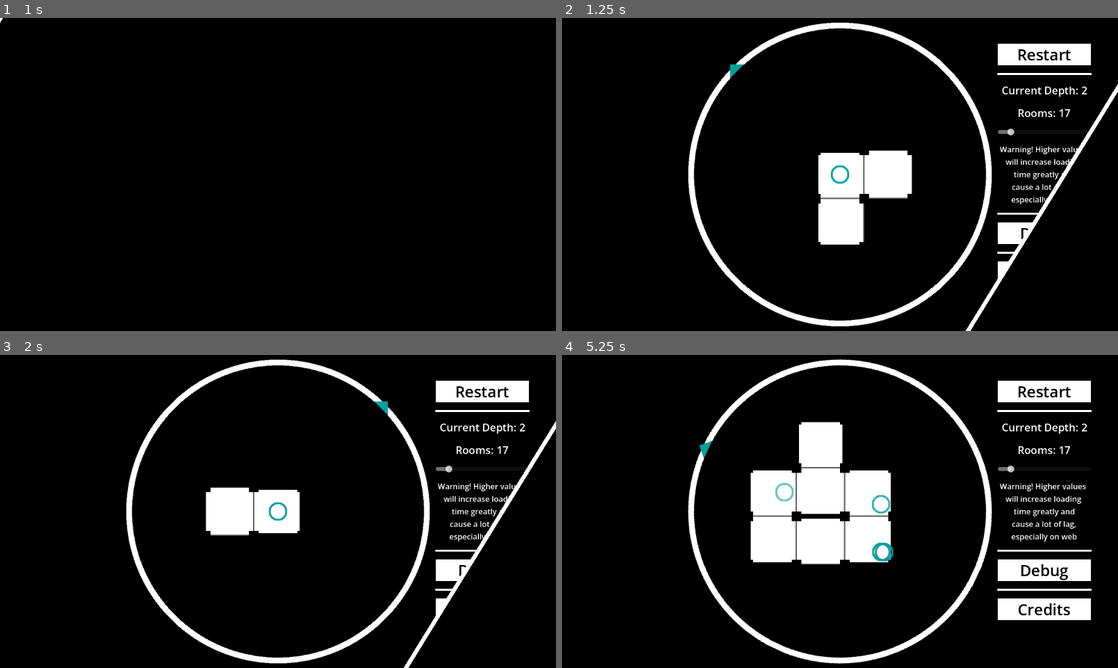
Above: before the commit, frames 1-4 (two rows, left to right).
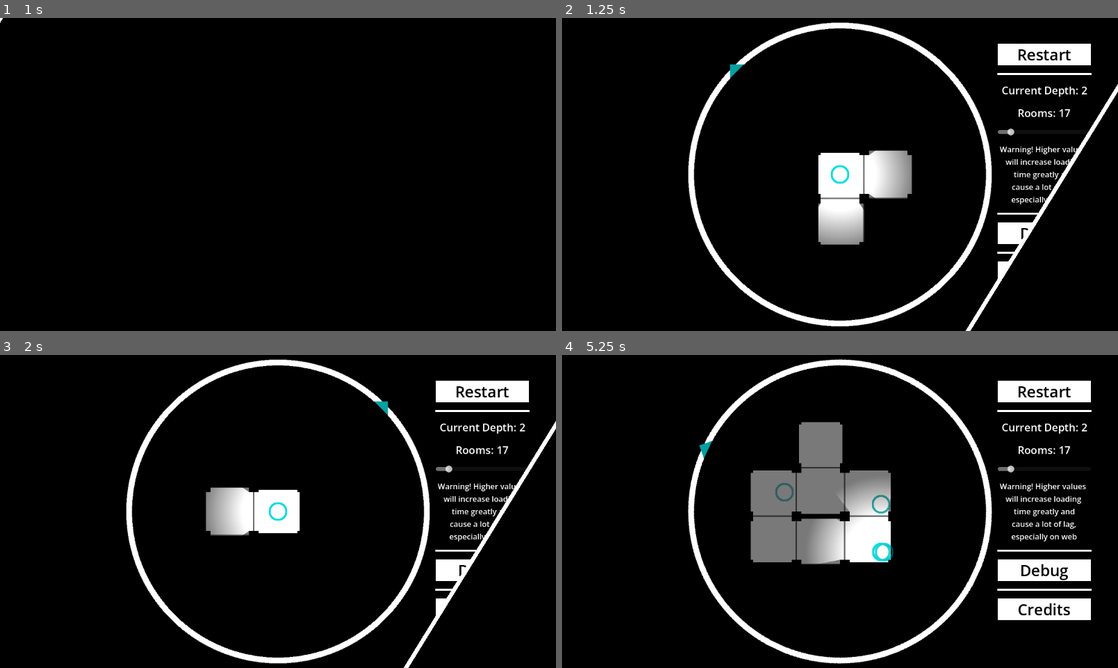
Above: after the commit, the same moments.

Repository: entityJY/hyperedi
Game: Godot game, scene res://ui/start_game.tscn
Two runs of this game, one before a commit and one after it. Both use one fixed random seed, a clock stepped at 60 frames per second and the inputs below. Sound files missing from this copy of the repository are replaced by a short silence.
Inputs:
- Up to frame 1 (1 s): click "Start Game" at 0.5 s
- Up to frame 2 (1.25 s): no input
- Up to frame 3 (2 s): click "Restart" at 1.25 s
- Up to frame 4 (5.25 s): click "Restart" at 2 s; click "Restart" at 2.75 s; hold D (right) 3.53-4.28 s; tap Space (place) at 3.6, 4.35, 5.1 s; hold S (down) 4.28-5.03 s; hold D (right) from 5.03 s (still down)

Frame 1 is identical in both runs. In frame 2, 1.7% of the frame differs, in the area x 46-63%, y 42-73%; in frame 3, 0.9%; in frame 4, 7.1%, in the area x 33-60%, y 21-67%.

Commit message:
feat: add lighting

Diff:
--- a/hyperplane_dungeon/dungeon.gd
+++ b/hyperplane_dungeon/dungeon.gd
@@ -150,7 +150,7 @@
 func wait_for_win(center_tile: Tile) -> void:
 	await center_tile.body_entered
 	var tween = get_tree().create_tween()
-	tween.tween_property(game_complete_text, "position", Vector2(-277, -47.5), 1)
+	tween.tween_property(game_complete_text, "position", Vector2(299, 276.5), 1)
 	game_won.emit()
 
 
--- a/hyperplane_dungeon/dungeon.tscn
+++ b/hyperplane_dungeon/dungeon.tscn
@@ -12,6 +12,9 @@
 [sub_resource type="GradientTexture2D" id="GradientTexture2D_u5x38"]
 gradient = SubResource("Gradient_wr07t")
 
+[sub_resource type="CanvasItemMaterial" id="CanvasItemMaterial_pa1cj"]
+light_mode = 1
+
 [sub_resource type="Gradient" id="Gradient_3j2vp"]
 interpolation_mode = 1
 offsets = PackedFloat32Array(0, 0.9608434, 1)
@@ -24,6 +27,12 @@
 fill = 1
 fill_from = Vector2(0.5, 0.5)
 fill_to = Vector2(0.5, 1)
+
+[sub_resource type="CanvasItemMaterial" id="CanvasItemMaterial_gsw4x"]
+light_mode = 1
+
+[sub_resource type="CanvasItemMaterial" id="CanvasItemMaterial_f53te"]
+light_mode = 1
 
 [sub_resource type="Gradient" id="Gradient_pa1cj"]
 interpolation_mode = 1
@@ -43,7 +52,7 @@
 player = NodePath("Player")
 debug_label = NodePath("DebugLabel")
 compass = NodePath("Compass")
-game_complete_text = NodePath("GameComplete")
+game_complete_text = NodePath("CanvasLayer/GameComplete")
 tile_container = NodePath("TileContainer")
 
 [node name="Camera2D" type="Camera2D" parent="." unique_id=1442836835]
@@ -57,11 +66,13 @@
 
 [node name="Compass" type="Sprite2D" parent="." unique_id=2117876366 node_paths=PackedStringArray("player")]
 z_index = 3
+material = SubResource("CanvasItemMaterial_pa1cj")
 texture = SubResource("GradientTexture2D_pr5yw")
 script = ExtResource("4_plkp4")
 player = NodePath("../Player")
 
 [node name="Polygon2D" type="Polygon2D" parent="Compass" unique_id=1107559738]
+material = SubResource("CanvasItemMaterial_gsw4x")
 position = Vector2(302, 0)
 color = Color(0, 0.6310074, 0.6318191, 1)
 polygon = PackedVector2Array(0, 20, 0, -20, 20, 0)
@@ -70,6 +81,7 @@
 visible = false
 modulate = Color(0.2251136, 0.43772528, 1, 1)
 z_index = 1
+material = SubResource("CanvasItemMaterial_f53te")
 custom_maximum_size = Vector2(300, 900)
 offset_left = -557.0
 offset_top = -304.0
@@ -78,7 +90,17 @@
 
 [node name="HyperPlanRenderer" parent="." unique_id=1106087896 instance=ExtResource("5_pa1cj")]
 
-[node name="GameComplete" type="RichTextLabel" parent="." unique_id=865423679]
+[node name="TileContainer" type="Node2D" parent="." unique_id=836584410]
+
+[node name="SpriteOcluder" type="Sprite2D" parent="." unique_id=2035880424]
+texture = SubResource("GradientTexture2D_pa1cj")
+
+[node name="CanvasModulate" type="CanvasModulate" parent="." unique_id=704727936]
+color = Color(0.47592735, 0.47592735, 0.4759273, 1)
+
+[node name="CanvasLayer" type="CanvasLayer" parent="." unique_id=1692820450]
+
+[node name="GameComplete" type="RichTextLabel" parent="CanvasLayer" unique_id=865423679]
 z_index = 5
 anchors_preset = 8
 anchor_left = 0.5
@@ -86,9 +108,9 @@
 anchor_right = 0.5
 anchor_bottom = 0.5
 offset_left = -277.0
-offset_top = -473.0
+offset_top = -462.0
 offset_right = 277.0
-offset_bottom = -378.0
+offset_bottom = -367.0
 grow_horizontal = 2
 grow_vertical = 2
 size_flags_horizontal = 4
@@ -97,9 +119,4 @@
 theme_override_font_sizes/normal_font_size = 64
 text = "Game Complete!"
 
-[node name="TileContainer" type="Node2D" parent="." unique_id=836584410]
-
-[node name="SpriteOcluder" type="Sprite2D" parent="." unique_id=2035880424]
-texture = SubResource("GradientTexture2D_pa1cj")
-
 [connection signal="restart_button_pressed" from="HyperPlanRenderer" to="." method="_on_hyper_plan_renderer_restart_button_pressed"]
--- a/hyperplane_dungeon/tile.tscn
+++ b/hyperplane_dungeon/tile.tscn
@@ -13,13 +13,22 @@
 
 [sub_resource type="CanvasTexture" id="CanvasTexture_ncmvh"]
 
+[sub_resource type="OccluderPolygon2D" id="OccluderPolygon2D_pr5yw"]
+polygon = PackedVector2Array(40, 40, 60, 40, 60, 60, 40, 60)
+
 [sub_resource type="RectangleShape2D" id="RectangleShape2D_8jusb"]
 size = Vector2(10, 90)
 
 [sub_resource type="CanvasTexture" id="CanvasTexture_kwjmu"]
 
+[sub_resource type="OccluderPolygon2D" id="OccluderPolygon2D_u5x38"]
+polygon = PackedVector2Array(5, 45, -5, 45, -5, -45, 5, -45)
+
 [sub_resource type="RectangleShape2D" id="RectangleShape2D_kwjmu"]
 size = Vector2(90, 10)
+
+[sub_resource type="OccluderPolygon2D" id="OccluderPolygon2D_8jusb"]
+polygon = PackedVector2Array(45, 5, 45, -5, -45, -5, -45, 5)
 
 [node name="Tile" type="Node2D" unique_id=1757197444 node_paths=PackedStringArray("walls", "debug_label", "background", "detector")]
 script = ExtResource("1_8jusb")
@@ -88,6 +97,21 @@
 scale = Vector2(20, 20)
 texture = SubResource("CanvasTexture_ncmvh")
 
+[node name="BROcluder" type="LightOccluder2D" parent="PermanentWalls" unique_id=1866953809]
+occluder = SubResource("OccluderPolygon2D_pr5yw")
+
+[node name="BLOcluder" type="LightOccluder2D" parent="PermanentWalls" unique_id=1769674722]
+rotation = 1.5707964
+occluder = SubResource("OccluderPolygon2D_pr5yw")
+
+[node name="TLOcluder" type="LightOccluder2D" parent="PermanentWalls" unique_id=1774268420]
+rotation = 3.1415927
+occluder = SubResource("OccluderPolygon2D_pr5yw")
+
+[node name="TROcluder" type="LightOccluder2D" parent="PermanentWalls" unique_id=459696707]
+rotation = 4.712389
+occluder = SubResource("OccluderPolygon2D_pr5yw")
+
 [node name="0" type="StaticBody2D" parent="." unique_id=7154654]
 position = Vector2(50, 0)
 
@@ -99,6 +123,9 @@
 z_index = 2
 scale = Vector2(10, 90)
 texture = SubResource("CanvasTexture_kwjmu")
+
+[node name="LightOccluder2D" type="LightOccluder2D" parent="0" unique_id=1267717330]
+occluder = SubResource("OccluderPolygon2D_u5x38")
 
 [node name="1" type="StaticBody2D" parent="." unique_id=1150352967]
 position = Vector2(0, -50)
@@ -112,6 +139,9 @@
 scale = Vector2(90, 10)
 texture = SubResource("CanvasTexture_kwjmu")
 
+[node name="LightOccluder2D" type="LightOccluder2D" parent="1" unique_id=1514969482]
+occluder = SubResource("OccluderPolygon2D_8jusb")
+
 [node name="2" type="StaticBody2D" parent="." unique_id=956310327]
 position = Vector2(-50, 0)
 
@@ -124,6 +154,9 @@
 scale = Vector2(10, 90)
 texture = SubResource("CanvasTexture_kwjmu")
 
+[node name="LightOccluder2D" type="LightOccluder2D" parent="2" unique_id=1366799870]
+occluder = SubResource("OccluderPolygon2D_u5x38")
+
 [node name="3" type="StaticBody2D" parent="." unique_id=1365656111]
 position = Vector2(0, 50)
 
@@ -135,6 +168,9 @@
 z_index = 2
 scale = Vector2(90, 10)
 texture = SubResource("CanvasTexture_kwjmu")
+
+[node name="LightOccluder2D" type="LightOccluder2D" parent="3" unique_id=1439212809]
+occluder = SubResource("OccluderPolygon2D_8jusb")
 
 [node name="DebugLabel" type="Label" parent="." unique_id=1210329761]
 modulate = Color(0, 0, 0, 1)
--- a/player/player.tscn
+++ b/player/player.tscn
@@ -18,6 +18,15 @@
 [sub_resource type="CircleShape2D" id="CircleShape2D_kqu6x"]
 radius = 19.235384
 
+[sub_resource type="Gradient" id="Gradient_oul6g"]
+colors = PackedColorArray(1, 1, 1, 1, 0, 0, 0, 1)
+
+[sub_resource type="GradientTexture2D" id="GradientTexture2D_u5x38"]
+gradient = SubResource("Gradient_oul6g")
+fill = 1
+fill_from = Vector2(0.5, 0.5)
+fill_to = Vector2(1, 0.5)
+
 [node name="Player" type="CharacterBody2D" unique_id=953885872 node_paths=PackedStringArray("sprite")]
 modulate = Color(0, 0.6310074, 0.6318191, 1)
 z_index = 2
@@ -30,3 +39,8 @@
 
 [node name="CollisionShape2D" type="CollisionShape2D" parent="." unique_id=845000867]
 shape = SubResource("CircleShape2D_kqu6x")
+
+[node name="PointLight2D" type="PointLight2D" parent="." unique_id=14452390]
+shadow_enabled = true
+texture = SubResource("GradientTexture2D_u5x38")
+texture_scale = 5.0
